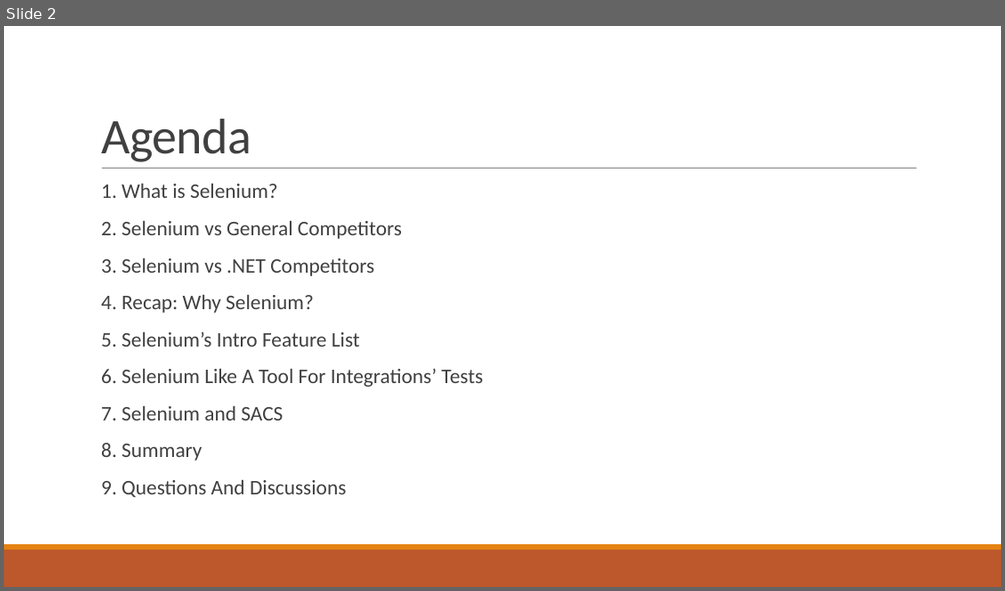
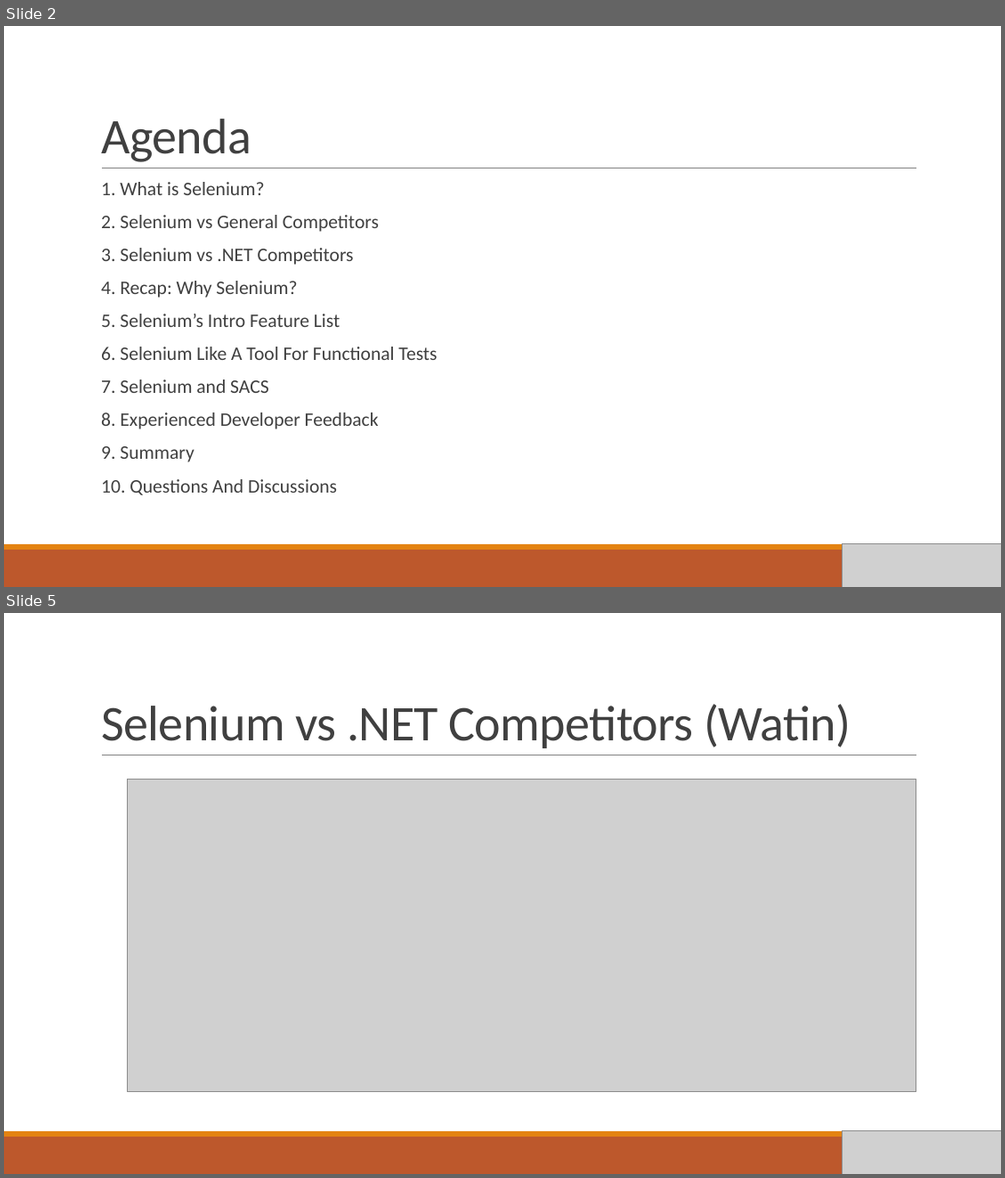
Before and after one commit to SlavaFesenko/SeleniumTest, a slide deck: SeleniumOverview.pptx. Shown one above the other, each under a label of ours: slide 2 before the commit, slides 2 and 5 after it; the slides between them are not shown. The pictures are 1005x591 and 1005x1178 pixels, drawn with LibreOffice and Linux fonts; fonts in the diff are those of the drawing; grey boxes stand for pictures. Boxes give left, top, right and bottom in pixels: in the first picture for what was removed or moved away, otherwise in the second. Text is boxed around its words. In the diff, an @@ line names an element or a change of style, - is before the commit and + after.

```diff
--- a/SeleniumOverview.pptx
+++ b/SeleniumOverview.pptx
@@ slide 5 added at [4, 613, 1001, 1174], background #FFFFFF; not listed: 3 template elements that a slide beside it also shows @@
@@ title added at [101, 704, 851, 748], 48 pt, text #404040 @@
+Selenium vs .NET Competitors (Watin)
@@ picture added at [128, 779, 916, 1092] @@
@@ picture added at [842, 1130, 1001, 1174] @@
@@ slide 2 changed as well @@
@@ text at [101, 182, 379, 393]: size 20 to 18.5 pt in "1. What is Selenium?", "2. Selenium vs General Competitors", "3. Selenium vs .NET Competitors", "4. Recap: Why Selenium?" and 2 more places; line spacing 0.9 to 0.8 @@
@@ text at [101, 346, 437, 360]: text changed; size 20 to 18.5 pt @@
-  6. Selenium Like A Tool For Integrations’ Tests
+  6. Selenium Like A Tool For Functional Tests
@@ text at [101, 412, 379, 495]: text changed; size 20 to 18.5 pt @@
-  8. Summary
-  9. Questions And Discussions
+  8. Experienced Developer Feedback
+  9. Summary
+  10. Questions And Discussions
@@ picture added at [842, 543, 1001, 587] @@
```
Also in this commit, not shown: 1 other slide changed, 9 other slides added, 1 other file.
